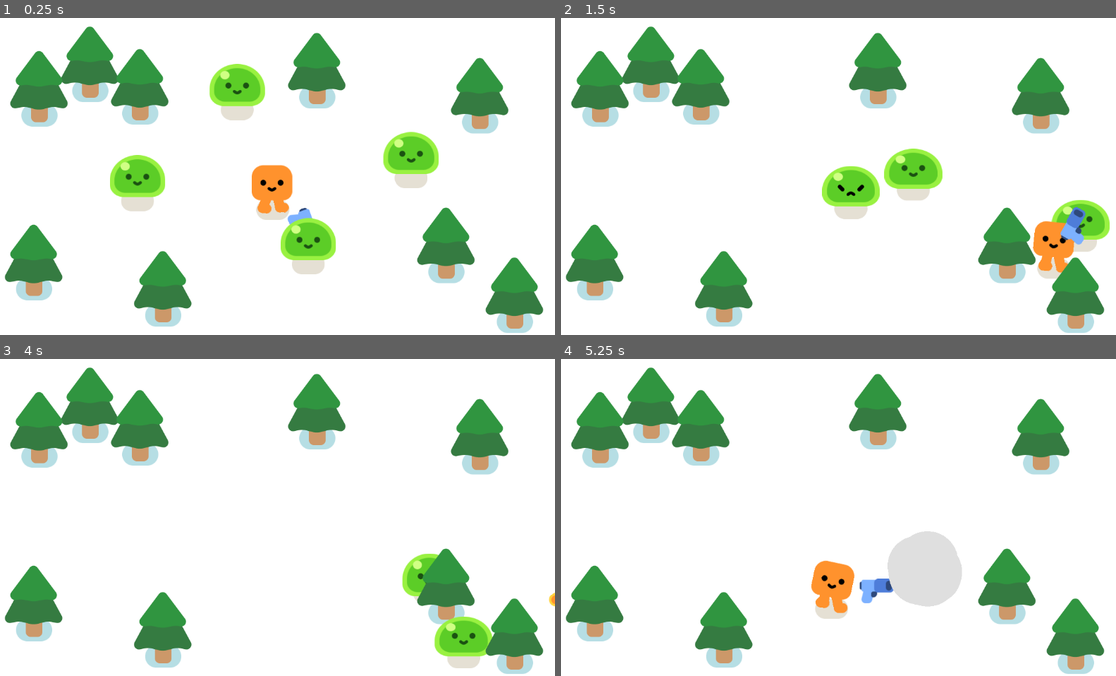
Above: before the commit, frames 1-4 (two rows, left to right).
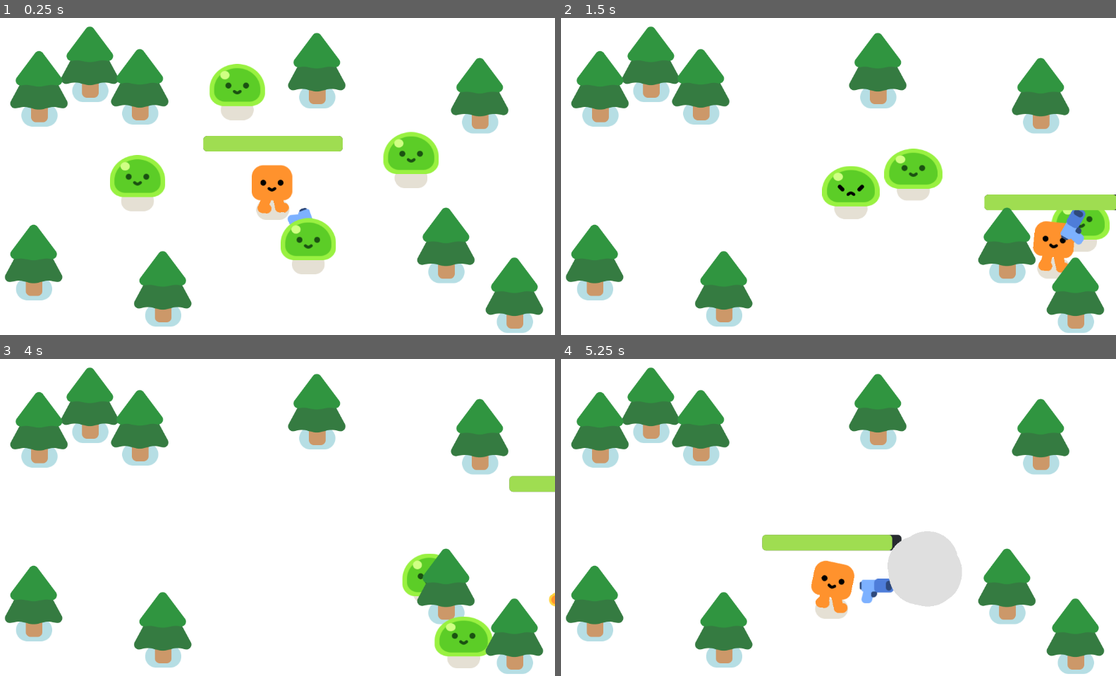
Above: after the commit, the same moments.

Repository: LeoVDang/Vampire-Survivor
Game: Godot game, scene res://survivors_game.tscn
The game is run twice, just before and just after one commit, with the same random seed, the same clock (stepped at 60 frames per second) and the same inputs.
Inputs:
- Up to frame 1 (0.25 s): no input
- Up to frame 2 (1.5 s): hold D (move_right) 0.53-1.28 s; hold S (move_down) from 1.28 s (still down)
- Up to frame 3 (4 s): release S (move_down) at 2.03 s; hold D (move_right) 2.03-2.78 s; hold W (move_up) 2.78-3.53 s; hold A (move_left) from 3.53 s (still down)
- Up to frame 4 (5.25 s): release A (move_left) at 5.03 s; hold S (move_down) from 5.03 s (still down)

The runs differ from the first frame. In frame 1, 1.2% of the frame differs, in the area x 36-62%, y 37-43%; in frame 2, 1.1%; in frame 3, 0.4%; in frame 4, 1.3%, in the area x 36-62%, y 55-61%.

Commit message:
Added Health Management To Player

Diff:
--- a/Vampire Survivor/player.gd
+++ b/Vampire Survivor/player.gd
@@ -1,4 +1,9 @@
 extends CharacterBody2D
+
+signal health_depleted
+
+var health = 100.0
+
 
 func _physics_process(delta):
 	var direction = Input.get_vector("move_left", "move_right",
@@ -10,3 +15,11 @@
 		%HappyBoo.play_walk_animation()
 	else:
 		%HappyBoo.play_idle_animation()
+
+	const DAMAGE_RATE = 5.0
+	var overlapping_mobs = %HurtBox.get_overlapping_bodies()
+	if overlapping_mobs.size() > 0:
+		health -= DAMAGE_RATE * overlapping_mobs.size() * delta
+		%ProgressBar.value = health
+		if health <= 0.0:
+			health_depleted.emit()
--- a/Vampire Survivor/player.tscn
+++ b/Vampire Survivor/player.tscn
@@ -6,6 +6,23 @@
 
 [sub_resource type="CircleShape2D" id="CircleShape2D_44hl6"]
 radius = 29.15
+
+[sub_resource type="CircleShape2D" id="CircleShape2D_ccq31"]
+radius = 36.2215
+
+[sub_resource type="StyleBoxFlat" id="StyleBoxFlat_83wbs"]
+bg_color = Color(0.152941, 0.168627, 0.188235, 1)
+corner_radius_top_left = 8
+corner_radius_top_right = 8
+corner_radius_bottom_right = 8
+corner_radius_bottom_left = 8
+
+[sub_resource type="StyleBoxFlat" id="StyleBoxFlat_4ay5c"]
+bg_color = Color(0.623529, 0.866667, 0.317647, 1)
+corner_radius_top_left = 8
+corner_radius_top_right = 8
+corner_radius_bottom_right = 8
+corner_radius_bottom_left = 8
 
 [node name="Player" type="CharacterBody2D"]
 script = ExtResource("1_ti732")
@@ -19,3 +36,23 @@
 
 [node name="Gun" parent="." instance=ExtResource("3_xjay4")]
 position = Vector2(27, -13)
+
+[node name="HurtBox" type="Area2D" parent="."]
+unique_name_in_owner = true
+collision_layer = 0
+collision_mask = 2
+
+[node name="CollisionShape2D" type="CollisionShape2D" parent="HurtBox"]
+shape = SubResource("CircleShape2D_ccq31")
+debug_color = Color(0.286275, 0.192157, 0.607843, 0.419608)
+
+[node name="ProgressBar" type="ProgressBar" parent="."]
+unique_name_in_owner = true
+offset_left = -142.0
+offset_top = -142.0
+offset_right = 143.0
+offset_bottom = -110.0
+theme_override_styles/background = SubResource("StyleBoxFlat_83wbs")
+theme_override_styles/fill = SubResource("StyleBoxFlat_4ay5c")
+value = 100.0
+show_percentage = false
Not shown: 1 places in Vampire Survivor/player.tscn that only renumber resources
